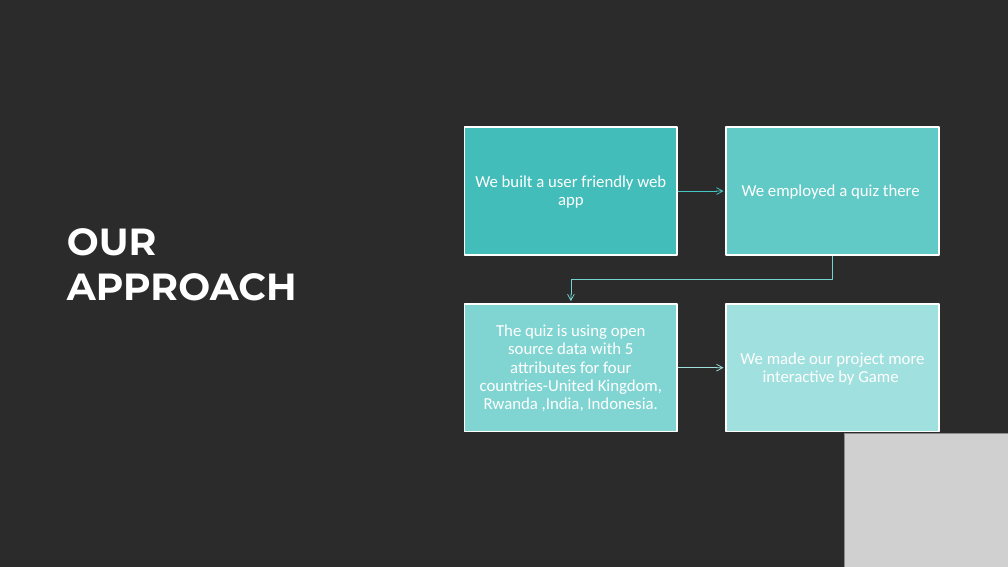
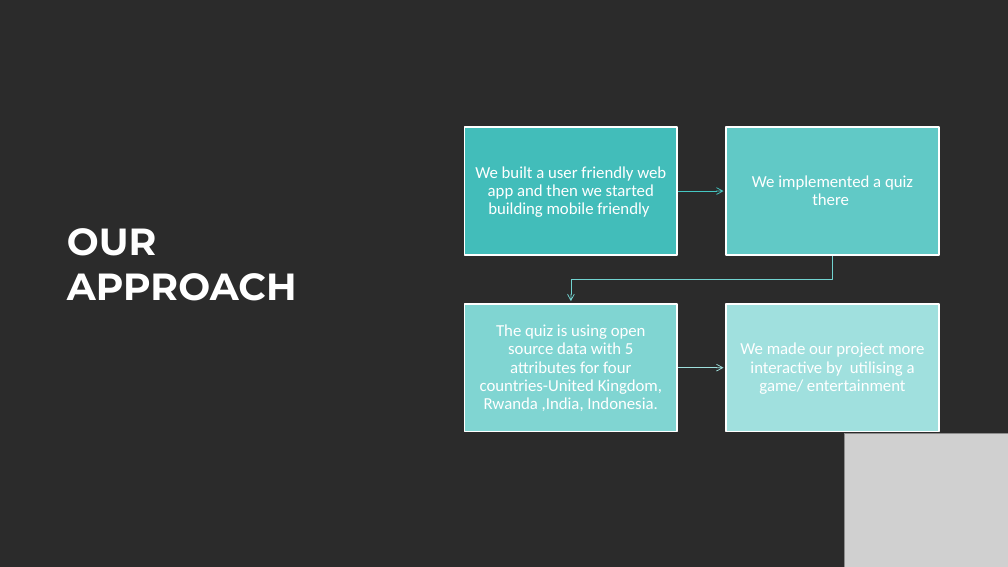
Before and after one commit to glasgow2017/team-5, a slide deck: slide 4 of Presentation/codeforhood.pptx. Drawn at 1008x567 pixels with LibreOffice and Linux fonts; fonts in the diff are those of the drawing; grey boxes stand for pictures; background and template pictures are left out; a plain dark background stands for a picture behind light text. Boxes give left, top, right and bottom in pixels: in the first picture for what was removed or moved away, otherwise in the second. Text is boxed around its words. In the diff, an @@ line names an element or a change of style, - is before the commit and + after.

```diff
--- a/Presentation/codeforhood.pptx
+++ b/Presentation/codeforhood.pptx
@@ text at (475,166,666,217): text changed @@
-We built a user friendly web app
+We built a user friendly web app and then we started building mobile friendly
@@ text at (752,175,913,205): text changed @@
-We employed a quiz there
+We implemented a quiz there
@@ text at (740,342,924,394): text changed @@
-We made our project more interactive by Game
+We made our project more interactive by utilising a game/ entertainment
```
Also in this commit, not shown: 5 other slides changed.
